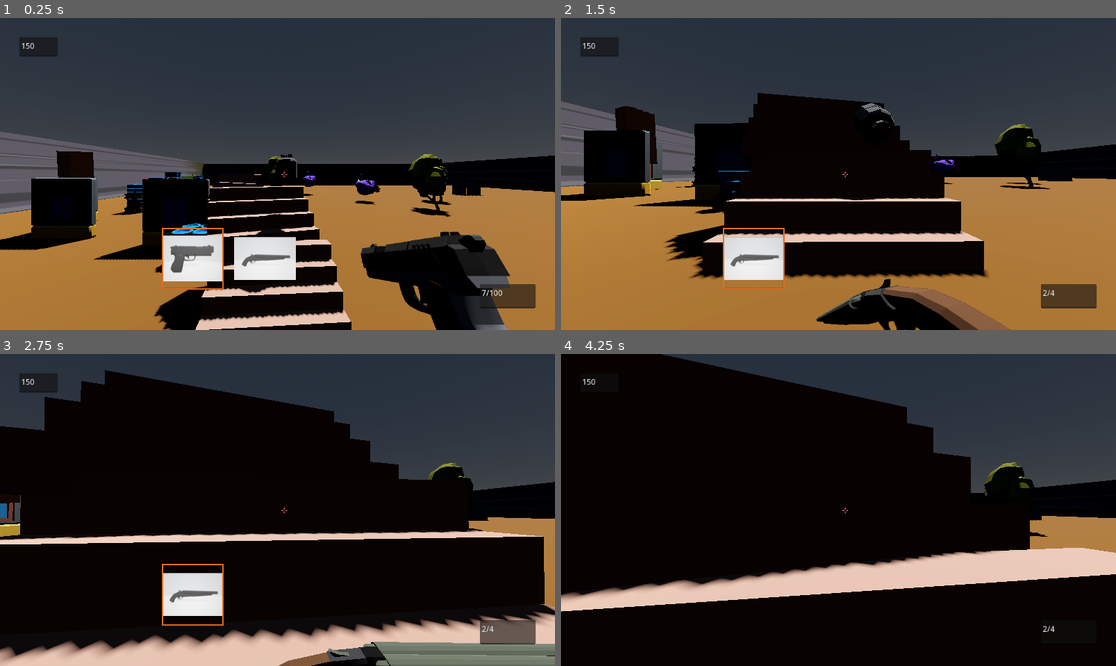
Above: before the commit, frames 1-4 (two rows, left to right).
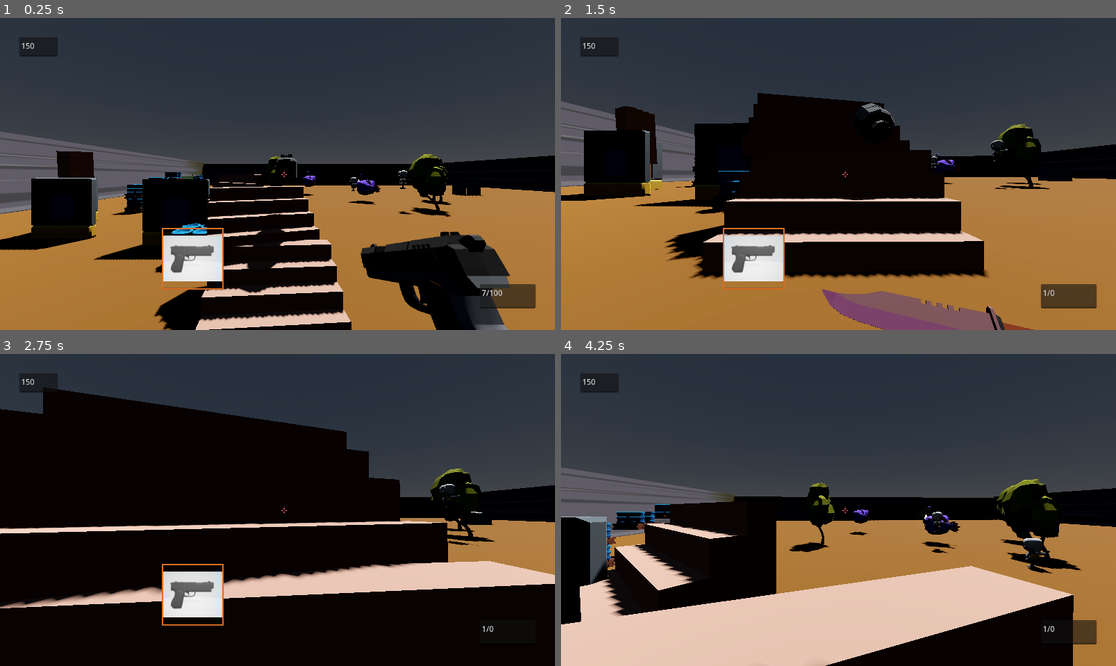
Above: after the commit, the same moments.

Repository: pixelcrust/godotfps
Game: Godot game, scene res://world.tscn
Same seed, same stepped clock (60 frames per second), same inputs: the game is played once before the commit and once after it.
Inputs (mouse positions are in pixels of both pictures, inside the frame that each line leads up to):
- Up to frame 1 (0.25 s): no input
- Up to frame 2 (1.5 s): move the mouse to (866, 174) at 0.52 s; hold W (key_forward) from 0.53 s (still down); tap G (key_drop_weapon) at 0.6 s; tap Space (key_jump) at 0.77 s; tap Tab (key_next_weapon) at 0.8, 1.35 s; move the mouse to (810, 174) at 1.27 s
- Up to frame 3 (2.75 s): keep holding W (key_forward); tap Space (key_jump) at 1.52 s; click (249, 510) at 1.55 s; move the mouse to (288, 503) at 2.02 s; click (288, 503) at 2.1 s; tap G (key_drop_weapon) at 2.3 s
- Up to frame 4 (4.25 s): keep holding W (key_forward); move the mouse to (832, 516) at 2.77 s; tap F (Interact) at 2.85 s; tap Space (key_jump) at 3.02, 3.77 s; tap Tab (key_next_weapon) at 3.05 s; move the mouse to (877, 513) at 3.52 s; hold Ctrl (key_crouch) from 3.53 s (still down); click (877, 513) at 3.8 s; tap R (key_reload) at 4.15 s

The runs differ from the first frame. In frame 1, 1.6% of the frame differs, in the area x 42-75%, y 48-84%; in frame 2, 4.1%; in frame 3, 27%; in frame 4, 61%, in the area x 0-100%, y 0-100%.

Commit message:
added knife animation

Diff:
--- a/Scenes/gun.tscn
+++ b/Scenes/gun.tscn
@@ -122,7 +122,7 @@
 surface_material_override/4 = SubResource("StandardMaterial3D_fdtim")
 
 [node name="RayCast3D" type="RayCast3D" parent="MeshInstance3D"]
-transform = Transform3D(-6.24449e-08, -1.42857, 0, 1.42857, -6.24449e-08, 0, 0, 0, 1.42857, 0.0437703, 0.51497, 0)
+transform = Transform3D(-6.24449e-08, -1.42857, 0, 1.42857, -6.24449e-08, 0, 0, 0, 1.42857, 1.47234, 0.51497, 0)
 
 [node name="emitter_shell" parent="MeshInstance3D" instance=ExtResource("3_woa2a")]
 transform = Transform3D(-0.116948, 0, -0.993138, 0, 1, 0, 0.993138, 0, -0.116948, 0.814452, 0.61147, 0)
--- /dev/null
+++ b/Scenes/knife.tscn
@@ -0,0 +1,102 @@
+[gd_scene load_steps=11 format=3 uid="uid://dm2mx7bibfyww"]
+
+[ext_resource type="ArrayMesh" uid="uid://ybhcy3yvmw52" path="res://resources/Survival Pack - Sept 2020/OBJ/Knife.obj" id="1_6u313"]
+[ext_resource type="Script" path="res://knife.gd" id="1_hx75e"]
+
+[sub_resource type="StandardMaterial3D" id="StandardMaterial3D_dy5pb"]
+albedo_color = Color(0.611765, 0.439216, 0.435294, 1)
+metallic = 0.5
+
+[sub_resource type="StandardMaterial3D" id="StandardMaterial3D_ilulc"]
+albedo_color = Color(0.745098, 0.458824, 0.615686, 1)
+metallic = 0.8
+
+[sub_resource type="StandardMaterial3D" id="StandardMaterial3D_0qvq6"]
+albedo_color = Color(0.431373, 0.172549, 0.0588235, 1)
+
+[sub_resource type="StandardMaterial3D" id="StandardMaterial3D_lqx51"]
+albedo_color = Color(0.156863, 0.156863, 0.156863, 1)
+
+[sub_resource type="Animation" id="Animation_8y2jy"]
+length = 0.001
+tracks/0/type = "value"
+tracks/0/imported = false
+tracks/0/enabled = true
+tracks/0/path = NodePath("MeshInstance3D:position")
+tracks/0/interp = 1
+tracks/0/loop_wrap = true
+tracks/0/keys = {
+"times": PackedFloat32Array(0),
+"transitions": PackedFloat32Array(1),
+"update": 0,
+"values": [Vector3(-0.208842, 0, 0)]
+}
+tracks/1/type = "value"
+tracks/1/imported = false
+tracks/1/enabled = true
+tracks/1/path = NodePath("MeshInstance3D:rotation")
+tracks/1/interp = 1
+tracks/1/loop_wrap = true
+tracks/1/keys = {
+"times": PackedFloat32Array(0),
+"transitions": PackedFloat32Array(1),
+"update": 0,
+"values": [Vector3(-1.08179, -1.68594, 1.5708)]
+}
+
+[sub_resource type="Animation" id="Animation_3nbol"]
+resource_name = "shoot"
+tracks/0/type = "value"
+tracks/0/imported = false
+tracks/0/enabled = true
+tracks/0/path = NodePath("MeshInstance3D:position")
+tracks/0/interp = 1
+tracks/0/loop_wrap = true
+tracks/0/keys = {
+"times": PackedFloat32Array(0, 0.4, 0.7),
+"transitions": PackedFloat32Array(1, 1, 1),
+"update": 0,
+"values": [Vector3(0, 0, 0), Vector3(-0.208842, 0, 0), Vector3(0.481106, 0, 0)]
+}
+
+[sub_resource type="Animation" id="Animation_hqr8d"]
+resource_name = "change weapon in"
+length = 0.7
+tracks/0/type = "value"
+tracks/0/imported = false
+tracks/0/enabled = true
+tracks/0/path = NodePath("MeshInstance3D:rotation")
+tracks/0/interp = 1
+tracks/0/loop_wrap = true
+tracks/0/keys = {
+"times": PackedFloat32Array(0, 0.7),
+"transitions": PackedFloat32Array(1, 1),
+"update": 0,
+"values": [Vector3(-1.08179, -1.68594, 1.5708), Vector3(-0.540895, -3.10874, 1.5708)]
+}
+
+[sub_resource type="AnimationLibrary" id="AnimationLibrary_eg7wy"]
+_data = {
+"RESET": SubResource("Animation_8y2jy"),
+"change weapon in": SubResource("Animation_hqr8d"),
+"shoot": SubResource("Animation_3nbol")
+}
+
+[node name="Knife" type="Node3D"]
+script = ExtResource("1_hx75e")
+
+[node name="MeshInstance3D" type="MeshInstance3D" parent="."]
+transform = Transform3D(0.876955, 0.114885, -0.466639, 0.469749, 3.54651e-08, 0.8828, 0.10142, -0.993379, -0.0539671, -0.208842, 0, 0)
+mesh = ExtResource("1_6u313")
+surface_material_override/0 = SubResource("StandardMaterial3D_dy5pb")
+surface_material_override/1 = SubResource("StandardMaterial3D_ilulc")
+surface_material_override/2 = SubResource("StandardMaterial3D_0qvq6")
+surface_material_override/3 = SubResource("StandardMaterial3D_lqx51")
+
+[node name="RayCast3D" type="RayCast3D" parent="MeshInstance3D"]
+transform = Transform3D(-1, 8.74228e-08, 0, -8.74228e-08, -1, 0, 1.69407e-21, 0, 1, 3.05789e-08, 0.699562, -6.11577e-08)
+
+[node name="AnimationPlayer" type="AnimationPlayer" parent="."]
+libraries = {
+"": SubResource("AnimationLibrary_eg7wy")
+}
--- a/Scenes/shotgun.tscn
+++ b/Scenes/shotgun.tscn
@@ -174,8 +174,8 @@
 surface_material_override/3 = SubResource("StandardMaterial3D_3uwnl")
 surface_material_override/4 = SubResource("StandardMaterial3D_21ofb")
 
-[node name="RayCast3D" type="RayCast3D" parent="."]
-transform = Transform3D(-4.37114e-08, -1, 0, 1, -4.37114e-08, 0, 0, 0, 1, 3.18074, 0.193733, 0.0711924)
+[node name="RayCast3D" type="RayCast3D" parent="MeshInstance3D"]
+transform = Transform3D(-4.37114e-08, -1, 0, 2, -8.74228e-08, 0, 0, 0, 1, 3.18074, 0.387466, 0.0711924)
 
 [node name="AnimationPlayer" type="AnimationPlayer" parent="."]
 libraries = {
--- a/Scripts/Player.gd
+++ b/Scripts/Player.gd
@@ -67,6 +67,7 @@
 @onready var asset_gun = preload("res://Scenes/gun.tscn")
 @onready var asset_shotgun = preload("res://Scenes/shotgun.tscn")
 @onready var asset_sniper = preload("res://Scenes/sniper.tscn")
+@onready var asset_knife = preload("res://Scenes/knife.tscn")
 
 #preload weapons to be dropped
 @onready var asset_drop_gun = preload("res://Scenes/gun_dropped.tscn")
@@ -86,10 +87,10 @@
 	})
 
 	inventory.append({
-	"item_id": 1, #shotgun
-	"loaded": 2,
-	"max_loaded": 2,
-	"spare_ammo": 4
+	"item_id": 3, #knife
+	"loaded": 1,
+	"max_loaded": 1,
+	"spare_ammo": 0
 	})
 
 	"""
@@ -98,6 +99,13 @@
 	"loaded": 5,
 	"max_loaded": 5,
 	"spare_ammo": 10
+	})
+
+	inventory.append({
+	"item_id": 1, #shotgun
+	"loaded": 2,
+	"max_loaded": 2,
+	"spare_ammo": 4
 	})
 	"""
 
@@ -304,6 +312,15 @@
 				new_sniper.animation_player.play("change weapon in")
 				new_sniper.player = $"." #get the inventory of the player
 				equipped = new_sniper
+			3:
+				var new_knife = asset_knife.instantiate()
+				camera.add_child(new_knife)
+				new_knife.position = camera.position
+				new_knife.rotate_y(deg_to_rad(90))
+				new_knife.transform.origin = Vector3(1,-0.8,-1)
+				new_knife.animation_player.play("change weapon in")
+				new_knife.player = $"."
+				equipped = new_knife
 			-1: #nothing equipped
 				pass
 			_:
@@ -335,10 +352,13 @@
 				inv_slot_1.texture = icon_shotgun
 			2:
 				inv_slot_1.texture = icon_sniper
-			_:
+			3:
 				pass
 			-1:
 				inv_slot_2.texture = null
+			_:
+				pass
+
 
 		if len(inventory) >1:
 			match inventory[1].item_id:
@@ -348,6 +368,8 @@
 					inv_slot_2.texture = icon_shotgun
 				2:
 					inv_slot_2.texture = icon_sniper
+				3:
+					pass
 				_:
 					pass
 		else:
@@ -360,6 +382,9 @@
 					inv_slot_3.texture = icon_shotgun
 				2:
 					inv_slot_3.texture = icon_sniper
+				3:
+					#add icon knife
+					pass
 				_:
 					pass
 		else:
@@ -405,6 +430,9 @@
 			new_dropped_sniper.loaded = inventory[inventory_selector].loaded
 			new_dropped_sniper.spare_ammo = inventory[inventory_selector].spare_ammo
 			get_tree().root.get_children()[0].add_child(new_dropped_sniper)
+		3:
+			#add dropping knife
+			pass
 		-1:
 			pass
 		_:
--- a/Scripts/enemy_dummy.gd
+++ b/Scripts/enemy_dummy.gd
@@ -52,7 +52,7 @@
 			velocity.x = 0
 			velocity.z = 0
 		2: #move
-			velocity = Vector3(-5,0,0)
+			velocity = Vector3(0,-50,-50)*-transform.basis.z *delta
 		_:
 			state = 0
 	move_and_slide()
--- a/Scripts/shotgun.gd
+++ b/Scripts/shotgun.gd
@@ -2,7 +2,7 @@
 
 @onready var animation_player = $AnimationPlayer
 #@onready var sound = $AnimationPlayer
-@onready var barrel = $RayCast3D
+@onready var barrel = $MeshInstance3D/RayCast3D
 @onready var shell = preload("res://Scenes/shotgun_shell.tscn")
 @onready var player = null
 
--- /dev/null
+++ b/knife.gd
@@ -0,0 +1,25 @@
+extends Node3D
+
+const DMG = 70
+@onready var player = null
+@onready var ray_cast_3d = $MeshInstance3D/RayCast3D
+@onready var animation_player = $AnimationPlayer
+
+# Called when the node enters the scene tree for the first time.
+func _ready():
+	pass # Replace with function body.
+
+
+# Called every frame. 'delta' is the elapsed time since the previous frame.
+func _process(delta):
+	pass
+
+func shoot(inventory_selector):
+	if animation_player.is_playing():
+		pass
+	else:
+		animation_player.play("shoot")
+	pass
+
+func reload(inventory_selector):
+	pass
--- a/knife.tscn
+++ /dev/null
@@ -1,27 +0,0 @@
-[gd_scene load_steps=6 format=3 uid="uid://dm2mx7bibfyww"]
-
-[ext_resource type="ArrayMesh" uid="uid://ybhcy3yvmw52" path="res://resources/Survival Pack - Sept 2020/OBJ/Knife.obj" id="1_6u313"]
-
-[sub_resource type="StandardMaterial3D" id="StandardMaterial3D_dy5pb"]
-albedo_color = Color(0.611765, 0.439216, 0.435294, 1)
-metallic = 0.5
-
-[sub_resource type="StandardMaterial3D" id="StandardMaterial3D_ilulc"]
-albedo_color = Color(0.745098, 0.458824, 0.615686, 1)
-metallic = 0.8
-
-[sub_resource type="StandardMaterial3D" id="StandardMaterial3D_0qvq6"]
-albedo_color = Color(0.431373, 0.172549, 0.0588235, 1)
-
-[sub_resource type="StandardMaterial3D" id="StandardMaterial3D_lqx51"]
-albedo_color = Color(0.156863, 0.156863, 0.156863, 1)
-
-[node name="Knife" type="Node3D"]
-
-[node name="MeshInstance3D" type="MeshInstance3D" parent="."]
-transform = Transform3D(4.37114e-08, 1, -8.74228e-08, 1, -4.37114e-08, 0, -3.82137e-15, -8.74228e-08, -1, 0, 0, 0)
-mesh = ExtResource("1_6u313")
-surface_material_override/0 = SubResource("StandardMaterial3D_dy5pb")
-surface_material_override/1 = SubResource("StandardMaterial3D_ilulc")
-surface_material_override/2 = SubResource("StandardMaterial3D_0qvq6")
-surface_material_override/3 = SubResource("StandardMaterial3D_lqx51")
--- a/world.tscn
+++ b/world.tscn
@@ -158,7 +158,7 @@
 transform = Transform3D(0.5, 0, 0, 0, 0.5, 0, 0, 0, 0.5, -28.4957, 0.971957, 27.3195)
 
 [node name="Node3D" parent="." instance=ExtResource("11_yb4fu")]
-transform = Transform3D(-0.982411, 0, 0.18673, 0, 1, 0, -0.18673, 0, -0.982411, -7.08335, 4.1886, 33.11)
+transform = Transform3D(-0.982411, 0, 0.18673, 0, 1, 0, -0.18673, 0, -0.982411, -1.03454, 4.1886, 33.11)
 
 [node name="propane_tank" parent="." instance=ExtResource("12_k60m2")]
 transform = Transform3D(0.4, 0, 0, 0, 0.4, 0, 0, 0, 0.4, -18.0156, 5.60119, 22.3881)
@@ -167,10 +167,10 @@
 transform = Transform3D(0.12, 0, 0, 0, 1.43099e-09, 0.12, 0, -0.12, 1.43099e-09, -41.0838, 1.07299, 32.5584)
 
 [node name="Node3D2" parent="." instance=ExtResource("11_yb4fu")]
-transform = Transform3D(1, 0, 0, 0, 1, 0, 0, 0, 1, -3.44896, 3.41732, 31.9742)
+transform = Transform3D(1, 0, 0, 0, 1, 0, 0, 0, 1, -3.44896, 3.41732, 6.78005)
 
 [node name="Node3D3" parent="." instance=ExtResource("11_yb4fu")]
-transform = Transform3D(1, 0, 0, 0, 1, 0, 0, 0, 1, -6.36775, 2.48125, 35.3876)
+transform = Transform3D(1, 0, 0, 0, 1, 0, 0, 0, 1, -6.36775, 2.48125, -0.863297)
 
 [node name="propane_tank2" parent="." instance=ExtResource("12_k60m2")]
 transform = Transform3D(0.4, 0, 0, 0, 0.4, 0, 0, 0, 0.4, -5.00343, 5.331, 34.1705)
